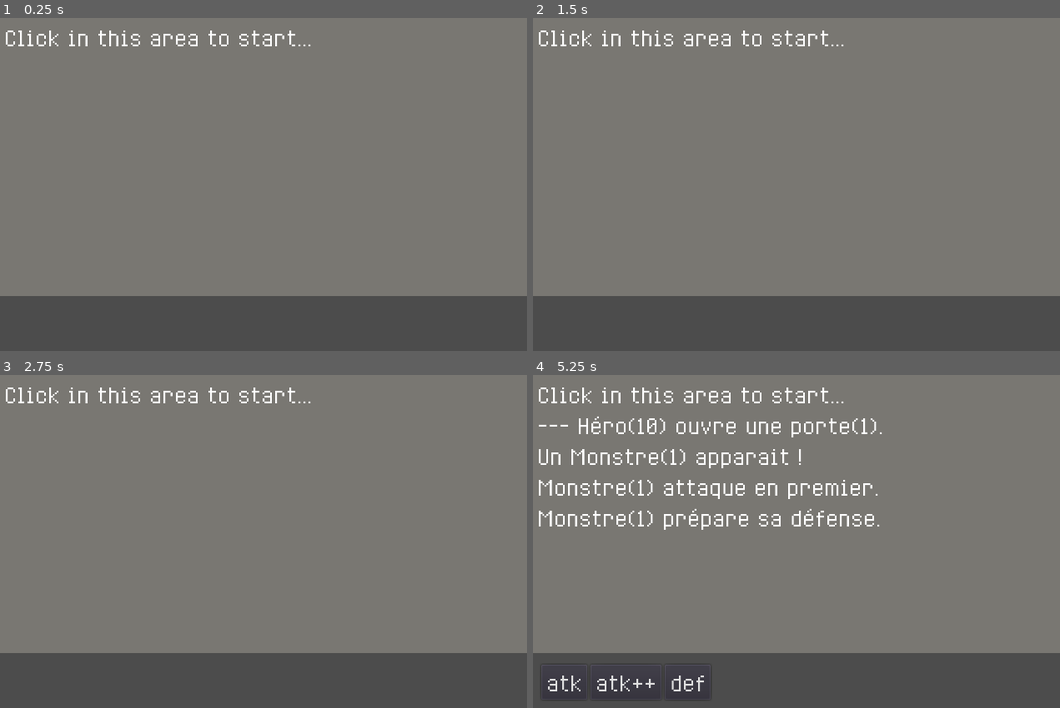
Above: before the commit, frames 1-4 (two rows, left to right).
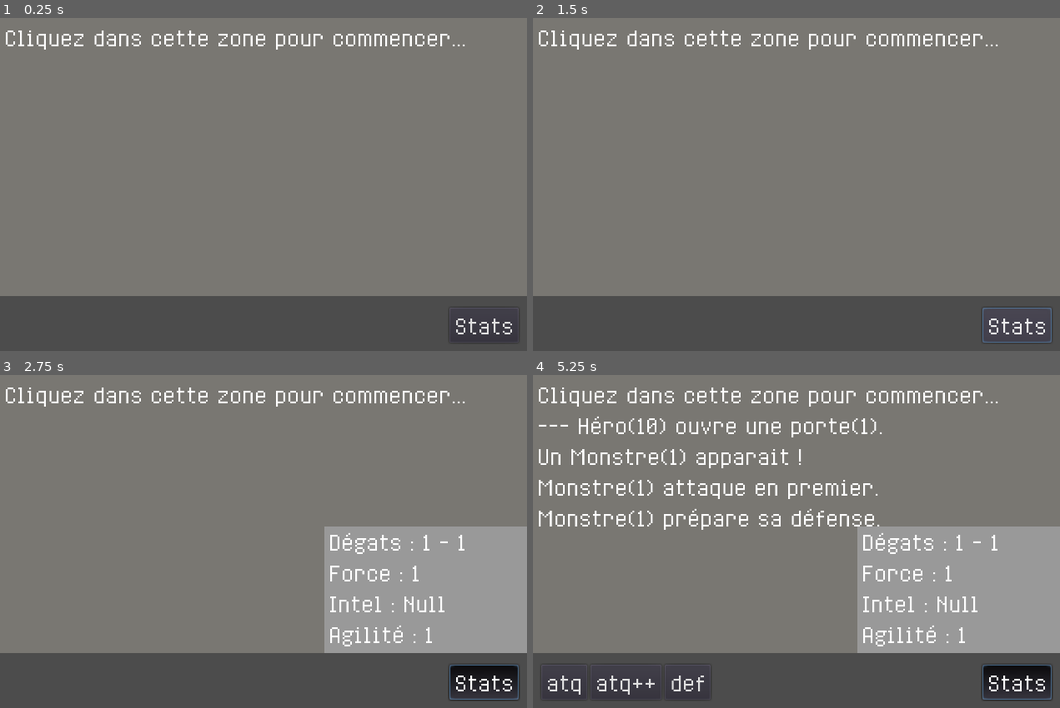
Above: after the commit, the same moments.

Repository: theludovyc/Godot_TextCombatV2
Game: Godot game, scene res://Scene/Game.tscn
The game is run twice, just before and just after one commit, with the same random seed, the same clock (stepped at 60 frames per second) and the same inputs.
Inputs (mouse positions are in pixels of both pictures, inside the frame that each line leads up to):
- Up to frame 1 (0.25 s): no input
- Up to frame 2 (1.5 s): click (1017, 324) at 0.5 s, where only the run after the commit has a clickable "Stats"; click (1017, 324) at 1.25 s, where only the run after the commit has a clickable "Stats"
- Up to frame 3 (2.75 s): click (484, 681) at 2 s, where only the run after the commit has a clickable "Stats"
- Up to frame 4 (5.25 s): tap Enter at 2.75, 4.25 s; move the mouse to (912, 524) at 2.77 s; click (912, 524) at 2.85 s; tap Space at 3.5, 5 s; move the mouse to (691, 558) at 3.52 s; click (691, 558) at 3.6 s; move the mouse to (849, 468) at 4.27 s; click (849, 468) at 4.35 s; move the mouse to (770, 608) at 5.02 s; click (770, 608) at 5.1 s

The runs differ from the first frame. In frame 1, 1.2% of the frame differs, in the area x 8-98%, y 3-95%; in frame 2, 1.4%; in frame 3, 17%; in frame 4, 17%, in the area x 7-100%, y 3-98%.

Commit message:
add stats

Diff:
--- a/Scene/Game.tscn
+++ b/Scene/Game.tscn
@@ -1,10 +1,12 @@
-[gd_scene load_steps=4 format=2]
+[gd_scene load_steps=5 format=2]
 
 [ext_resource path="res://Script/Game.gd" type="Script" id=1]
 [ext_resource path="res://myTheme.tres" type="Theme" id=2]
 
 [sub_resource type="StyleBoxFlat" id=1]
 bg_color = Color( 0.47451, 0.466667, 0.447059, 1 )
+
+[sub_resource type="StyleBoxFlat" id=2]
 
 [node name="Game" type="Control"]
 anchor_right = 1.0
@@ -15,17 +17,14 @@
 "_edit_use_anchors_": false
 }
 
-[node name="Panel" type="Panel" parent="."]
+[node name="Panel" type="PanelContainer" parent="."]
 anchor_right = 1.0
 margin_bottom = 334.0
 custom_styles/panel = SubResource( 1 )
-__meta__ = {
-"_edit_use_anchors_": false
-}
 
 [node name="MarginContainer" type="MarginContainer" parent="Panel"]
-anchor_right = 1.0
-anchor_bottom = 1.0
+margin_right = 632.0
+margin_bottom = 334.0
 custom_constants/margin_right = 5
 custom_constants/margin_top = 5
 custom_constants/margin_left = 5
@@ -84,7 +83,53 @@
 margin_right = 452.0
 margin_bottom = 42.0
 text = "action3"
+
+[node name="Stats" type="Button" parent="."]
+anchor_left = 1.0
+anchor_top = 1.0
+anchor_right = 1.0
+anchor_bottom = 1.0
+margin_left = -93.0
+margin_top = -52.0
+margin_right = -10.0
+margin_bottom = -9.99997
+toggle_mode = true
+text = "Stats"
+__meta__ = {
+"_edit_use_anchors_": false
+}
+
+[node name="StatsPanel" type="PanelContainer" parent="."]
+visible = false
+anchor_left = 1.0
+anchor_top = 1.0
+anchor_right = 1.0
+anchor_bottom = 1.0
+margin_left = -243.0
+margin_top = -218.0
+margin_bottom = -66.0
+custom_styles/panel = SubResource( 2 )
+__meta__ = {
+"_edit_group_": true,
+"_edit_use_anchors_": false
+}
+
+[node name="MarginContainer" type="MarginContainer" parent="StatsPanel"]
+margin_right = 243.0
+margin_bottom = 152.0
+custom_constants/margin_left = 5
+
+[node name="StatsRTL" type="RichTextLabel" parent="StatsPanel/MarginContainer"]
+margin_left = 5.0
+margin_right = 243.0
+margin_bottom = 152.0
+text = "Dégats : 000 - 000
+Force : 000
+Intel : 000
+Agility : 000"
+scroll_active = false
 [connection signal="button_down" from="HBoxContainer/Button0" to="." method="_on_Button0_button_down"]
 [connection signal="button_down" from="HBoxContainer/Button1" to="." method="_on_Button1_button_down"]
 [connection signal="button_down" from="HBoxContainer/Button2" to="." method="_on_Button2_button_down"]
 [connection signal="button_down" from="HBoxContainer/Button3" to="." method="_on_Button3_button_down"]
+[connection signal="toggled" from="Stats" to="." method="_on_Stats_toggled"]
--- a/Script/Game.gd
+++ b/Script/Game.gd
@@ -73,6 +73,16 @@
 func action_hide():
 	for i in range(4):
 		buttons[i].visible = false
+
+func writeStats():
+	var statsRTL = $StatsPanel/MarginContainer/StatsRTL
+
+	statsRTL.clear()
+
+	statsRTL.add_text("Dégats : " + str(hero.degMin) + " - " + str(hero.degMax) +
+	"\nForce : " + str(hero.fr) +
+	"\nIntel : " + str(hero.it) +
+	"\nAgilité : " + str(hero.ag))
 
 func playerDeath():
 	buffer_addLine("Vous êtes mort!")
@@ -202,7 +212,9 @@
 func _ready():
 	randomize()
 
-	buffer_addLine("Click in this area to start...")
+	buffer_addLine("Cliquez dans cette zone pour commencer...")
+
+	writeStats()
 
 	todo_start()
 
@@ -280,6 +292,8 @@
 					else:
 						buffer_addText(" l'utilise.")
 					treasure.use(hero)
+
+					writeStats()
 				else:
 					buffer_addText(" continu son chemin.")
 
@@ -326,7 +340,7 @@
 func todo_help():
 	match state:
 		PLAYER_ATTACK:
-			action_set("atk", "atk++", "def")
+			action_set("atq", "atq++", "def")
 			player_key=3
 			player_keyMax=2
 
@@ -378,14 +392,14 @@
 func _on_Button0_button_down():
 	on_button_down(0)
 
-
 func _on_Button1_button_down():
 	on_button_down(1)
 
-
 func _on_Button2_button_down():
 	on_button_down(2)
 
-
 func _on_Button3_button_down():
 	on_button_down(3)
+
+func _on_Stats_toggled(button_pressed):
+	$StatsPanel.visible = button_pressed
